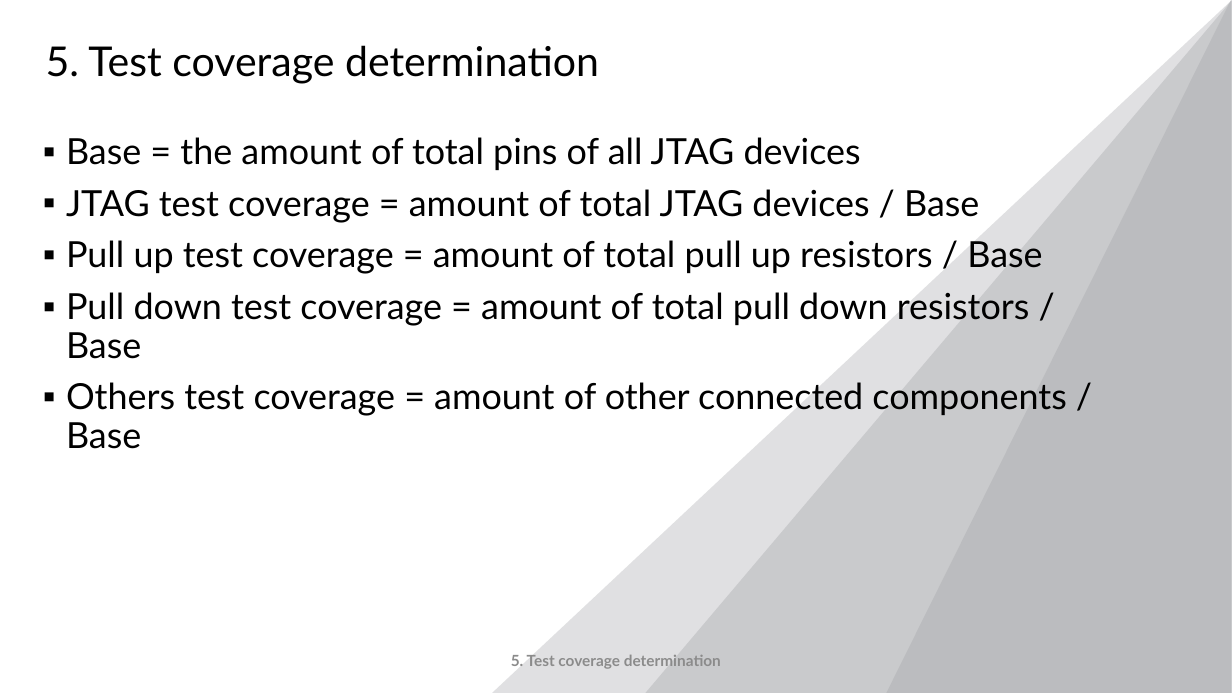
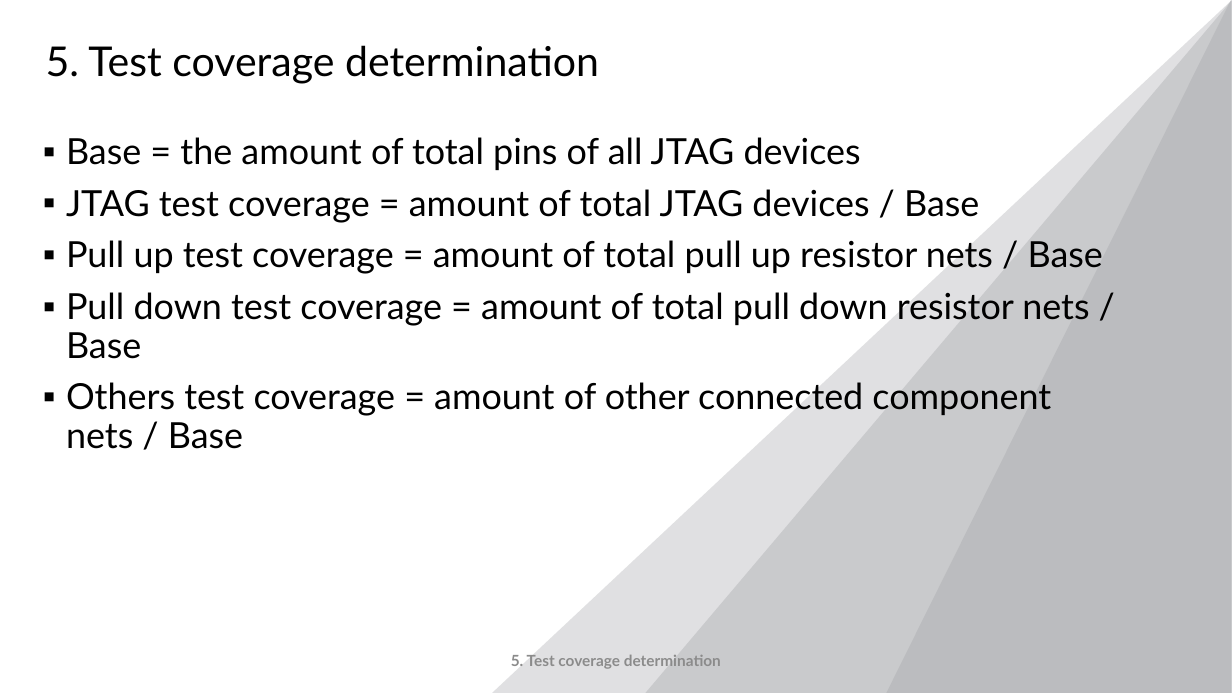
Before and after one commit to Razvanmatis/SmartIctAnalyzer, a slide deck: slide 16 of Präsentation/Power Point presentation.pptx. Drawn at 1232x693 pixels with LibreOffice and Linux fonts; fonts in the diff are those of the drawing; background and template pictures are left out. Boxes give left, top, right and bottom in pixels: in the first picture for what was removed or moved away, otherwise in the second. Text is boxed around its words. In the diff, an @@ line names an element or a change of style, - is before the commit and + after.

```diff
--- a/Präsentation/Power Point presentation.pptx
+++ b/Präsentation/Power Point presentation.pptx
@@ text at (66, 240, 1103, 449): text changed @@
-▪ Pull up test coverage = amount of total pull up resistors / Base
-▪ Pull down test coverage = amount of total pull down resistors / Base
-▪ Others test coverage = amount of other connected components / Base
+▪ Pull up test coverage = amount of total pull up resistor nets / Base
+▪ Pull down test coverage = amount of total pull down resistor nets / Base
+▪ Others test coverage = amount of other connected component nets / Base
```
Also in this commit, not shown: 2 other slides changed.
